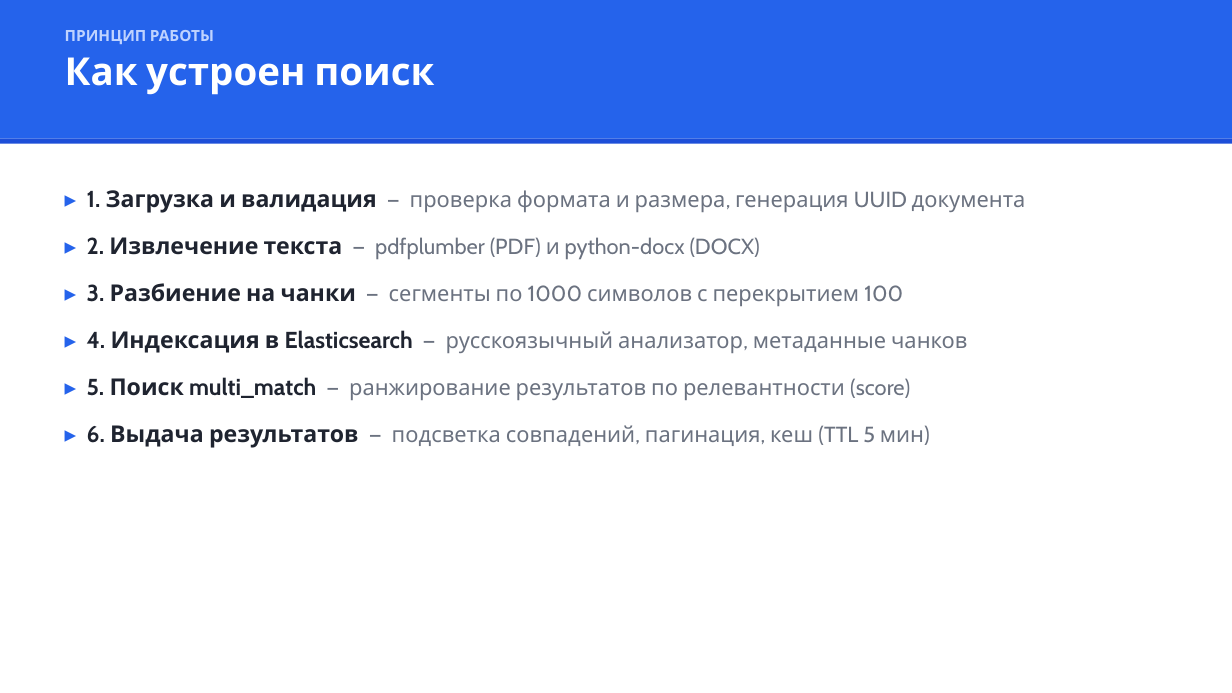
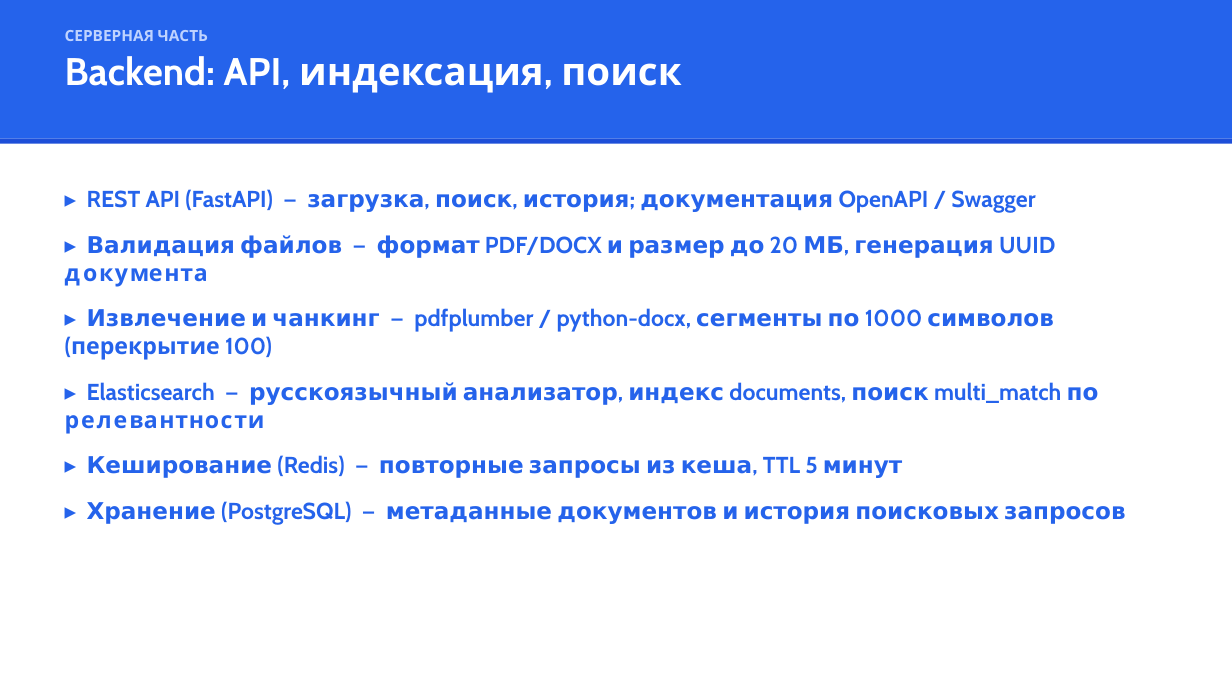
Before and after one commit to JeTsEt627/Fieldwork.-2-nd-year-BPI2403, a slide deck: slide 3 of Презентация проекта.pptx (slide 4 before the commit). Drawn at 1232x693 pixels with LibreOffice and Linux fonts; fonts in the diff are those of the drawing. Boxes give left, top, right and bottom in pixels: in the first picture for what was removed or moved away, otherwise in the second. Text is boxed around its words. In the diff, an @@ line names an element or a change of style, - is before the commit and + after.

```diff
--- a/Презентация проекта.pptx
+++ b/Презентация проекта.pptx
@@ text at [65,30,681,93]: text changed @@
-ПРИНЦИП РАБОТЫ
-Как устроен поиск
+СЕРВЕРНАЯ ЧАСТЬ
+Backend: API, индексация, поиск
@@ text at [65,189,1125,525]: text changed; size 17 to 18 pt; text colour #6B7280 to #2563EB; bold on @@
-▸ 1. Загрузка и валидация — проверка формата и размера, генерация UUID документа
-▸ 2. Извлечение текста — pdfplumber (PDF) и python-docx (DOCX)
-▸ 3. Разбиение на чанки — сегменты по 1000 символов с перекрытием 100
-▸ 4. Индексация в Elasticsearch — русскоязычный анализатор, метаданные чанков
-▸ 5. Поиск multi_match — ранжирование результатов по релевантности (score)
-▸ 6. Выдача результатов — подсветка совпадений, пагинация, кеш (TTL 5 мин)
+▸ REST API (FastAPI) — загрузка, поиск, история; документация OpenAPI / Swagger
+▸ Валидация файлов — формат PDF/DOCX и размер до 20 МБ, генерация UUID документа
+▸ Извлечение и чанкинг — pdfplumber / python-docx, сегменты по 1000 символов (перекрытие 100)
+▸ Elasticsearch — русскоязычный анализатор, индекс documents, поиск multi_match по релевантности
+▸ Кеширование (Redis) — повторные запросы из кеша, TTL 5 минут
+▸ Хранение (PostgreSQL) — метаданные документов и история поисковых запросов
```
Also in this commit, not shown: 1 slide added, 1 slide removed, 5 other files.
